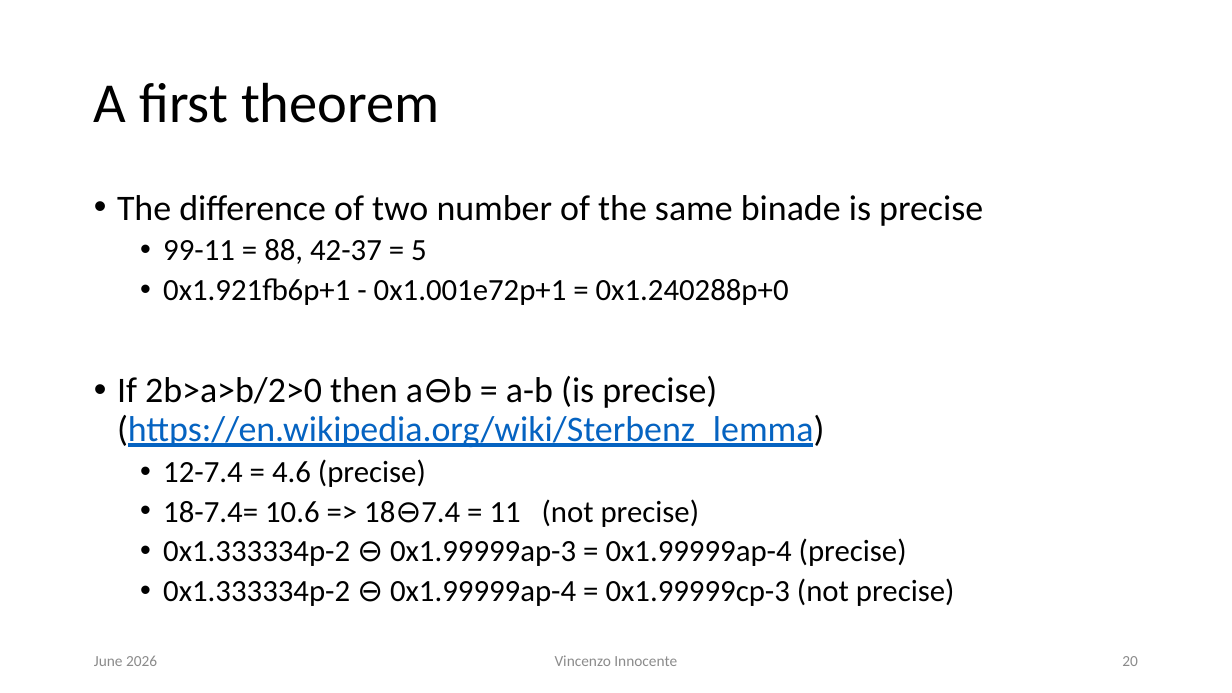
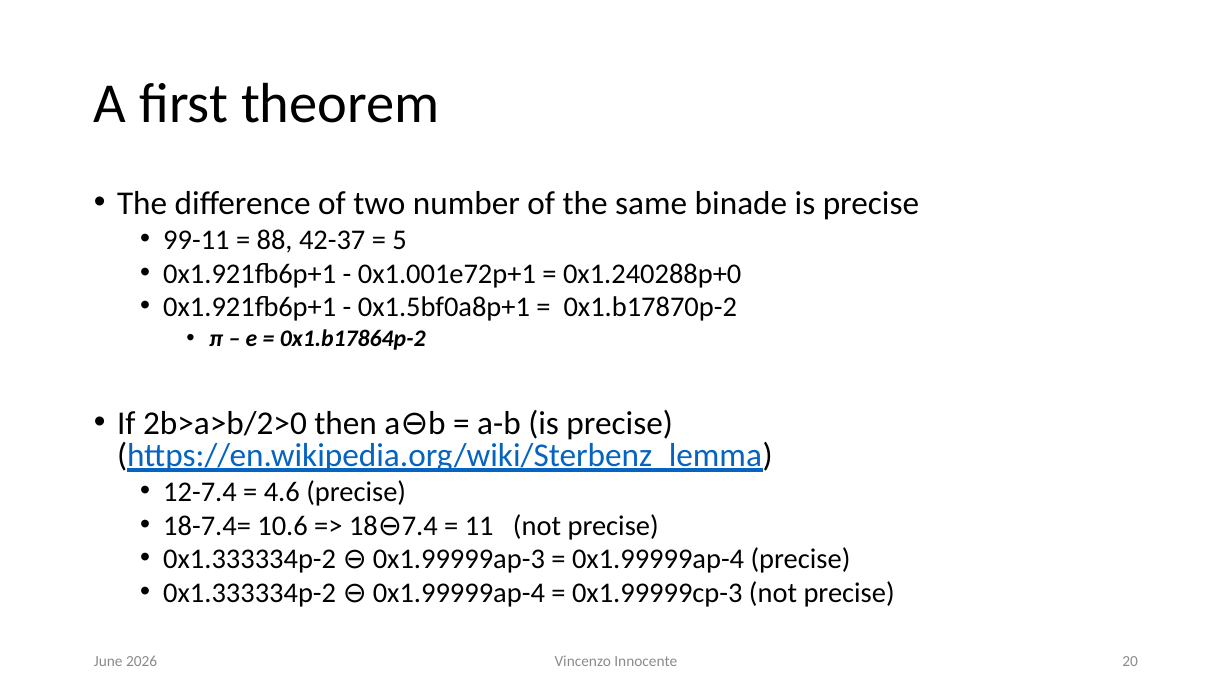
Before and after one commit to VinInn/FPCourse, a slide deck: slide 20 of Slides/FPforScientist.pptx. Drawn at 1232x693 pixels with LibreOffice and Linux fonts; fonts in the diff are those of the drawing. Boxes give left, top, right and bottom in pixels: in the first picture for what was removed or moved away, otherwise in the second. Text is boxed around its words. In the diff, an @@ line names an element or a change of style, - is before the commit and + after.

```diff
--- a/Slides/FPforScientist.pptx
+++ b/Slides/FPforScientist.pptx
@@ text at (117, 191, 919, 607): size 28 to 25.9 pt in "The difference of two number of the ...", "If 2b>a>b/2>0 then a⊖b = a-b (is ..."; size 24 to 22.2 pt in "99-11 = 88, 42-37 = 5", "0x1.921fb6p+1 - 0x1.001e72p+1 = 0x1.240288p+0", "12-7.4 = 4.6 (precise)", "18-7.4= 10.6 => 18⊖7.4 = 11 (not ..." and 2 more places; line spacing 0.9 to 0.8 @@
@@ text at (163, 296, 737, 350): paragraphs added @@
+  • 0x1.921fb6p+1 - 0x1.5bf0a8p+1 = 0x1.b17870p-2
+    • π – e = 0x1.b17864p-2
```
Also in this commit, not shown: 3 other slides changed.
